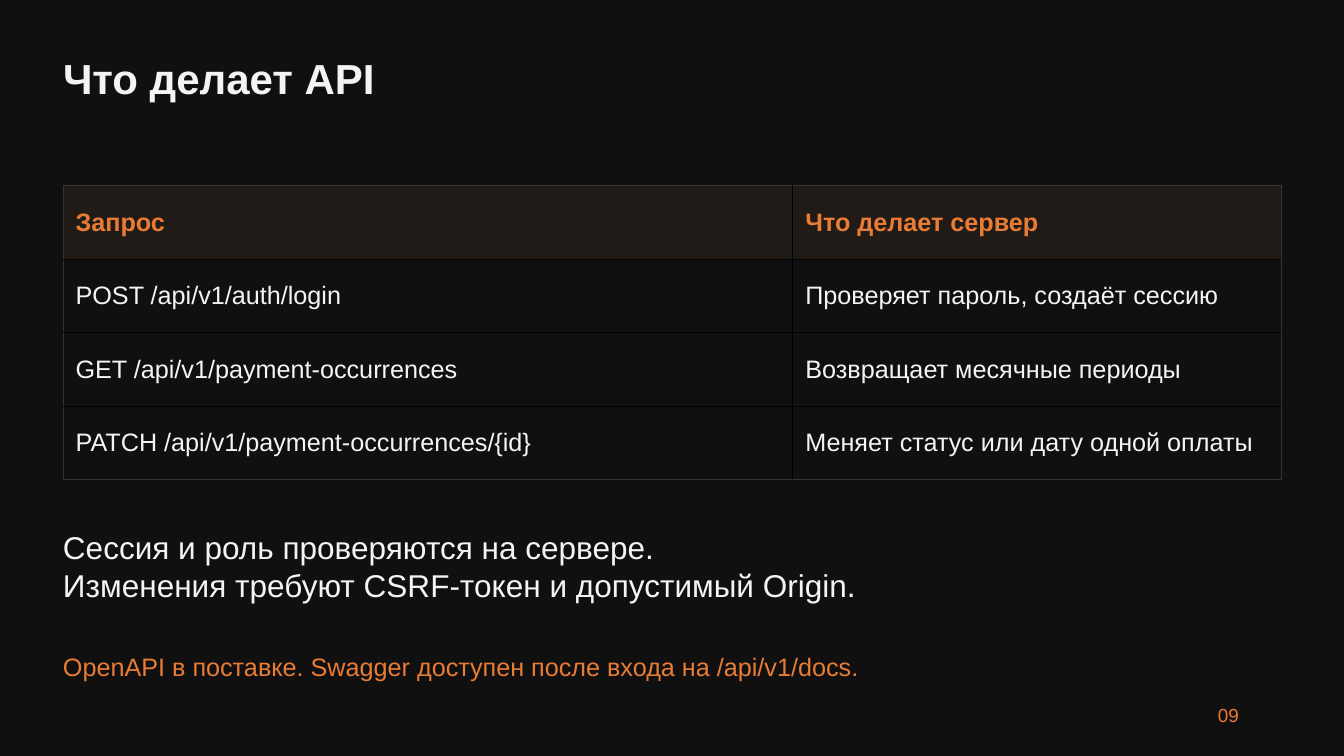
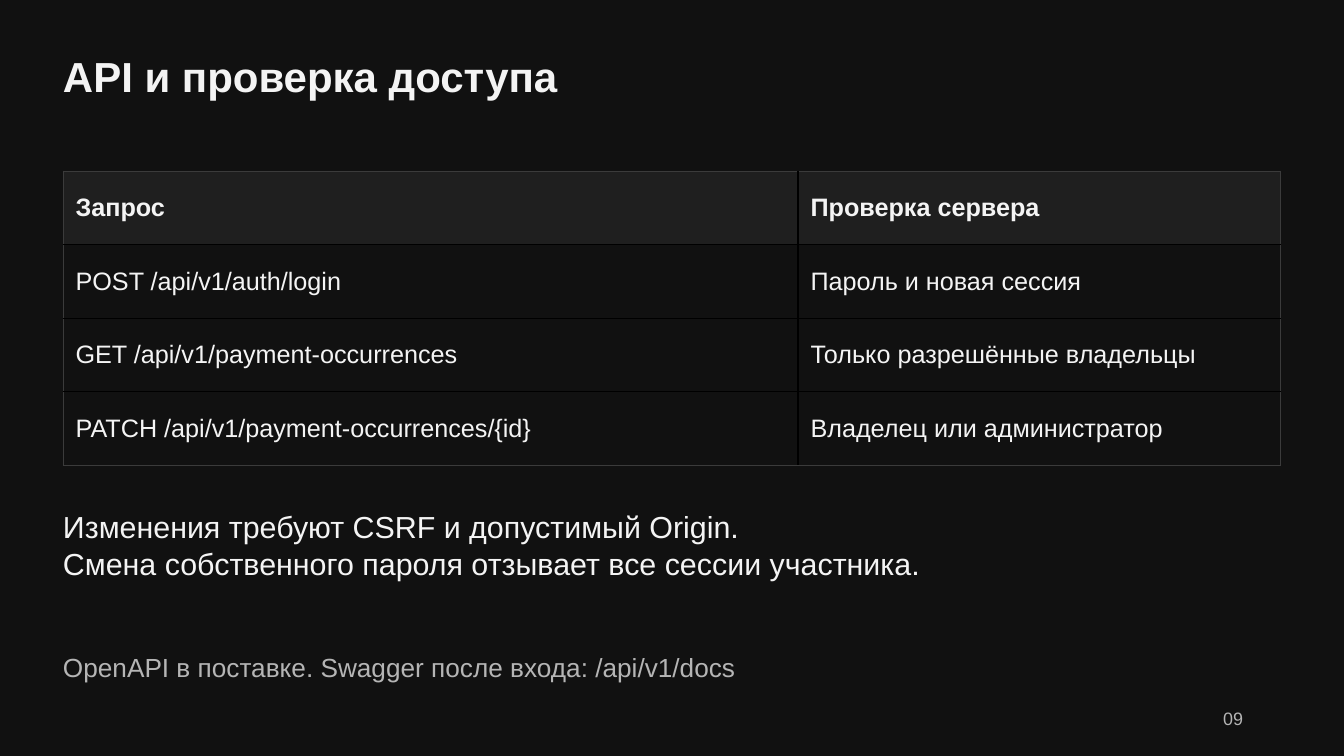
Before and after one commit to MadSparr0w0/aeza-renewals, a slide deck: slide 9 of deliverables/Rex_aeza_InvoiceKeeper.pptx. Drawn at 1344x756 pixels with LibreOffice and Linux fonts; fonts in the diff are those of the drawing. Boxes give left, top, right and bottom in pixels: in the first picture for what was removed or moved away, otherwise in the second. Text is boxed around its words. In the diff, an @@ line names an element or a change of style, - is before the commit and + after.

```diff
--- a/deliverables/Rex_aeza_InvoiceKeeper.pptx
+++ b/deliverables/Rex_aeza_InvoiceKeeper.pptx
@@ background #101010 to #111111 @@
@@ text at bbox=[63, 63, 558, 100]: text changed @@
-Что делает API
+API и проверка доступа
@@ table at bbox=[63, 171, 1280, 466] @@
-row 1, column 2: Что делает сервер
+row 1, column 2: Проверка сервера
-row 2, column 2: Проверяет пароль, создаёт сессию
+row 2, column 2: Пароль и новая сессия
-row 3, column 2: Возвращает месячные периоды
+row 3, column 2: Только разрешённые владельцы
-row 4, column 2: Меняет статус или дату одной оплаты
+row 4, column 2: Владелец или администратор
@@ fill #211B17 to #1F1F1F in row 1 @@
@@ fill #101010 to #111111 in 6 cells @@
@@ text colour #E97C35 to #F4F4F4 in "Запрос" @@
@@ borders changed @@
@@ table: place and size @@
-table at bbox=[63, 186, 1280, 480]
+table at bbox=[63, 171, 1280, 466]
@@ text at bbox=[63, 515, 920, 581]: text changed; size 22.5 to 21.8 pt @@
-Сессия и роль проверяются на сервере.
-Изменения требуют CSRF-токен и допустимый Origin.
+Изменения требуют CSRF и допустимый Origin.
+Смена собственного пароля отзывает все сессии участника.
@@ text at bbox=[63, 658, 735, 682]: text changed; size 18 to 18.8 pt; text colour #E97C35 to #B5B5B5 @@
-OpenAPI в поставке. Swagger доступен после входа на /api/v1/docs.
+OpenAPI в поставке. Swagger после входа: /api/v1/docs
@@ text "09" at bbox=[1223, 712, 1243, 725]: size 13.5 to 12.8 pt, text colour #E97C35 to #B5B5B5 @@
```
Also in this commit, not shown: 6 other slides changed, 8 slides added, 8 slides removed, 9 other files.
